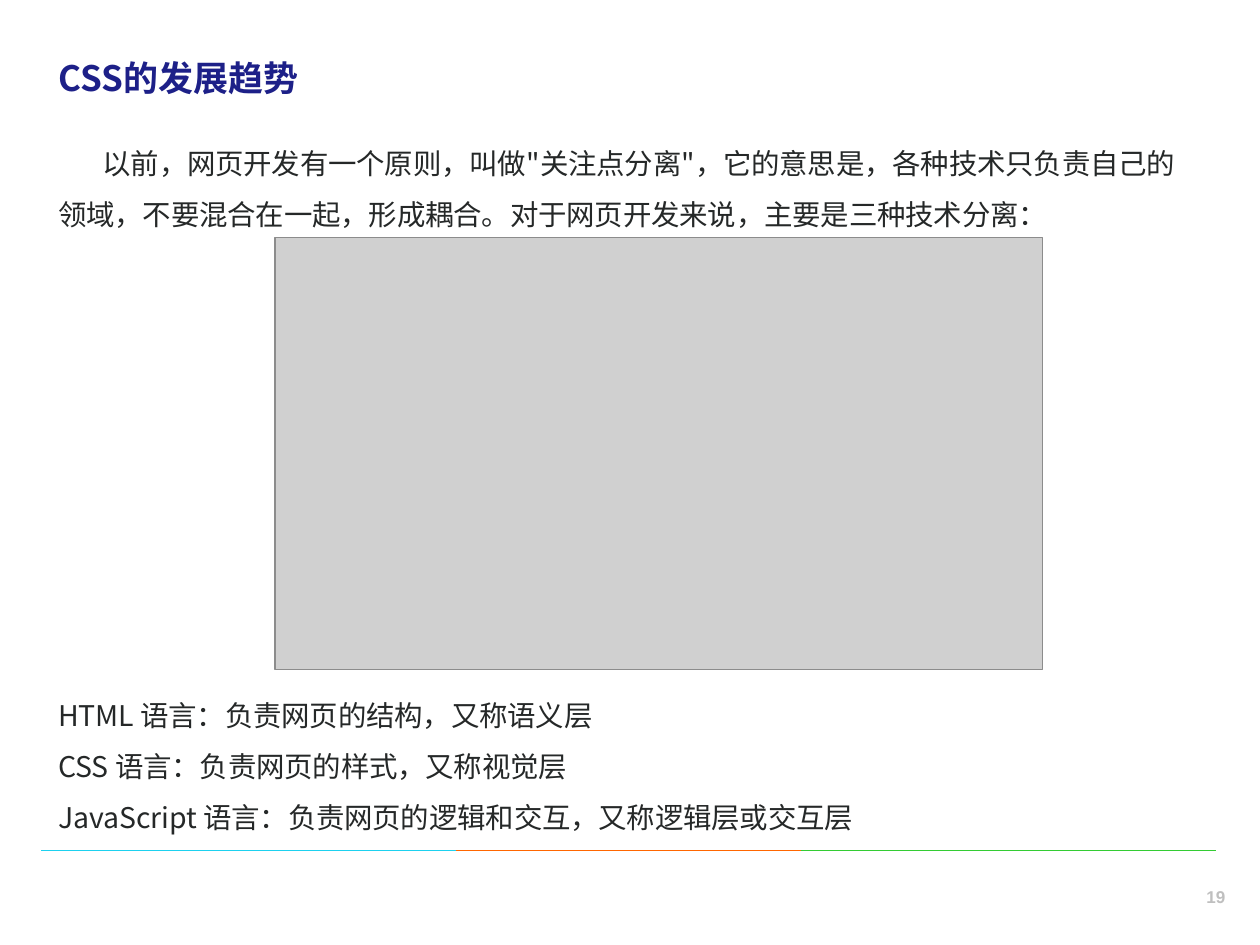
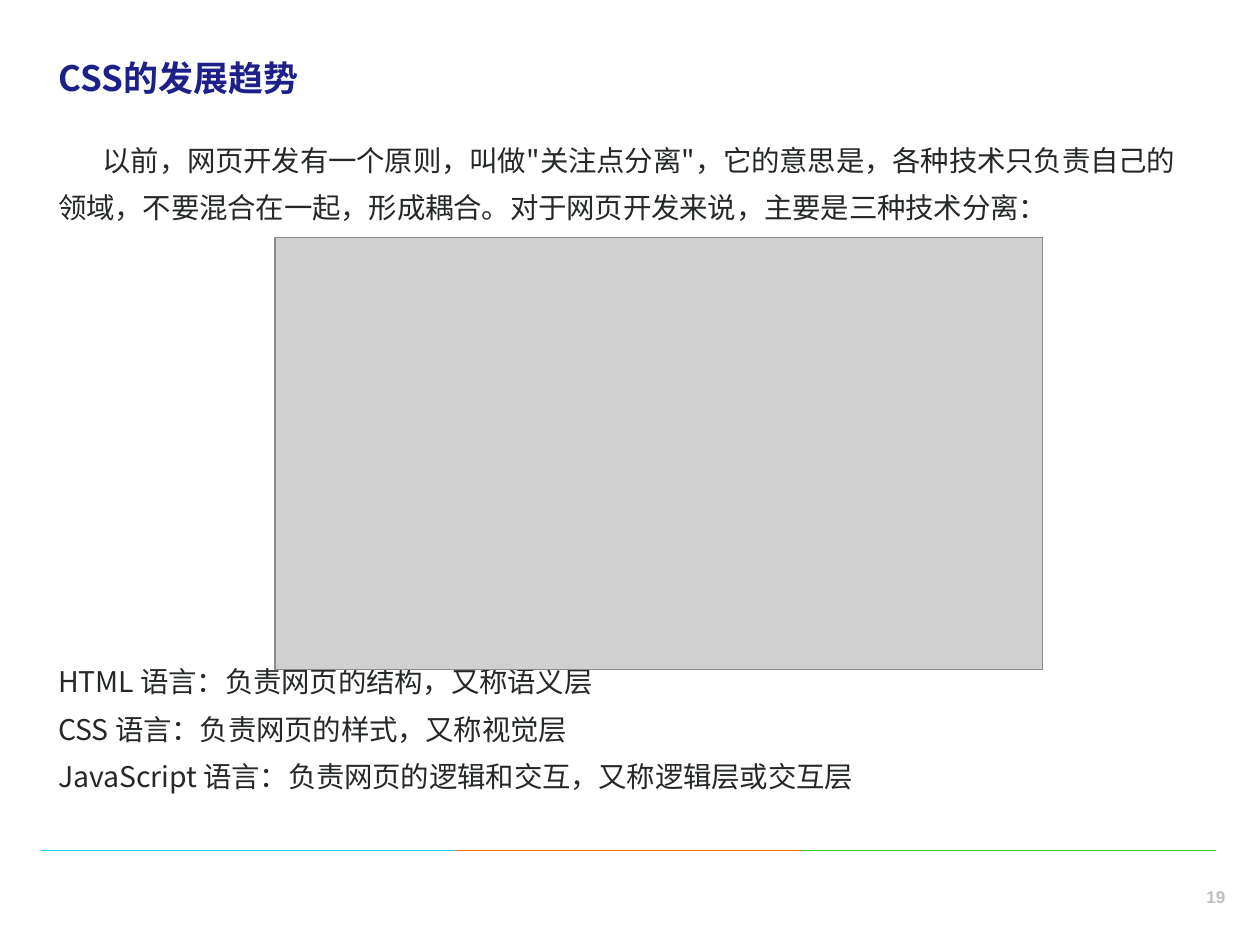
Before and after one commit to wuxinkai/wu-sass, a slide deck: slide 19 of sass.pptx. Drawn at 1260x945 pixels with LibreOffice and Linux fonts; fonts in the diff are those of the drawing; grey boxes stand for pictures; background and template pictures are left out. Boxes give left, top, right and bottom in pixels: in the first picture for what was removed or moved away, otherwise in the second. Text is boxed around its words. In the diff, an @@ line names an element or a change of style, - is before the commit and + after.

```diff
--- a/sass.pptx
+++ b/sass.pptx
@@ subtitle "以前，网页开发有一个原则，叫做"关注点分离"，它的意思是，各种技术只负责自己的领域，不要混合在一起，形成耦合。对于网页开 ..." at (58, 147, 1176, 794): line spacing 1.5 to 1.4 @@
```
Also in this commit, not shown: 11 other slides changed, 10 other files.
